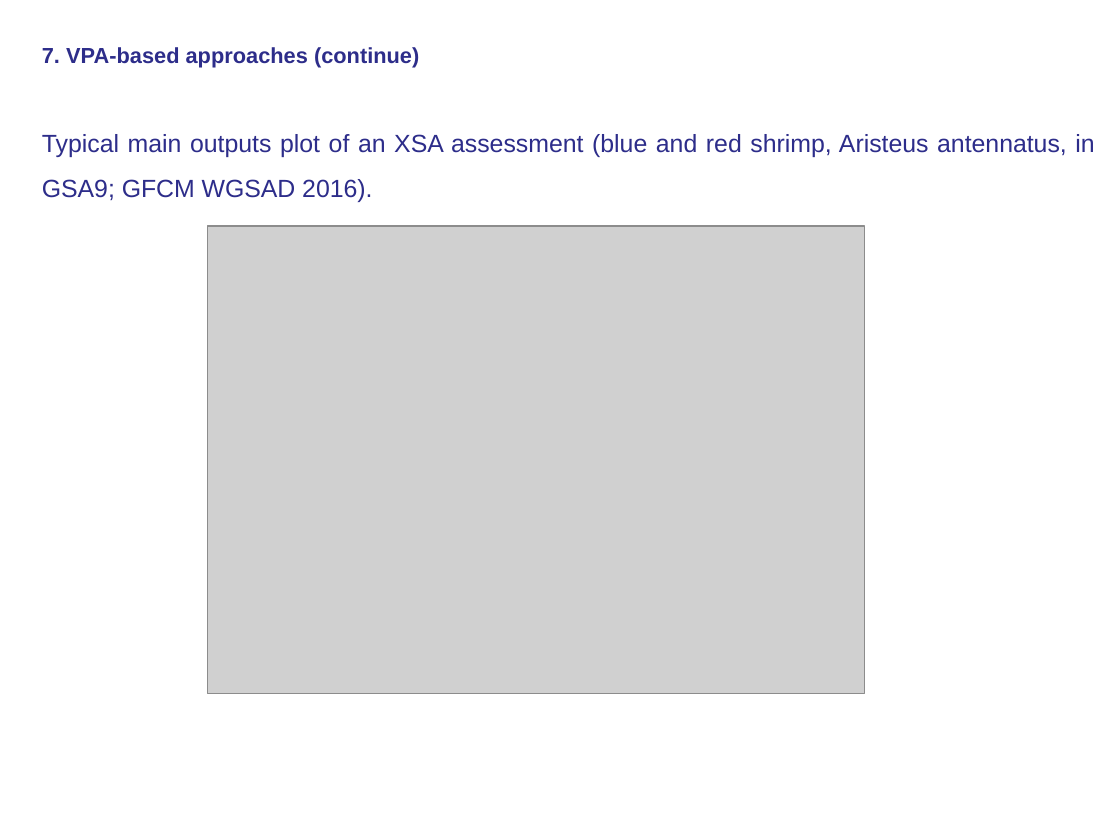
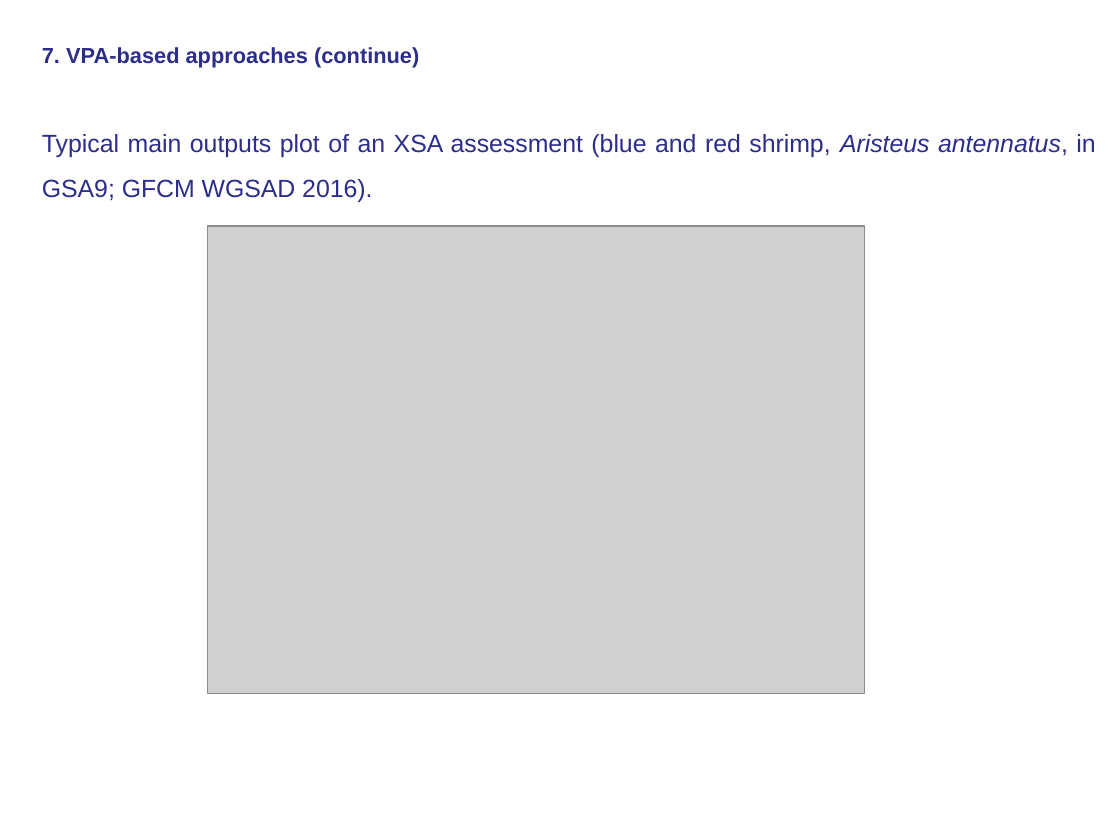
Before and after one commit to chatoosio/stock_assessment_summer_school_Module2, a slide deck: slide 15 of Sessions/Lectures Intro Day1/Assessment methods.pptx. Drawn at 1120x840 pixels with LibreOffice and Linux fonts; fonts in the diff are those of the drawing; grey boxes stand for pictures. Boxes give left, top, right and bottom in pixels: in the first picture for what was removed or moved away, otherwise in the second. Text is boxed around its words. In the diff, an @@ line names an element or a change of style, - is before the commit and + after.

```diff
--- a/Sessions/Lectures Intro Day1/Assessment methods.pptx
+++ b/Sessions/Lectures Intro Day1/Assessment methods.pptx
@@ text at bbox=[42, 134, 1095, 202]: italic on in "Aristeus antennatus," @@
```
Also in this commit, not shown: 3 other slides changed.
